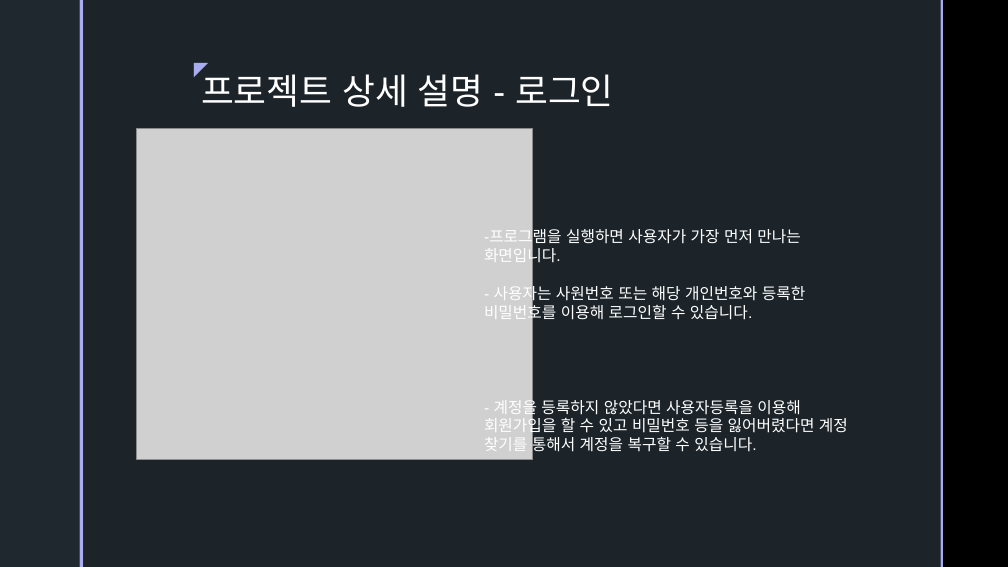
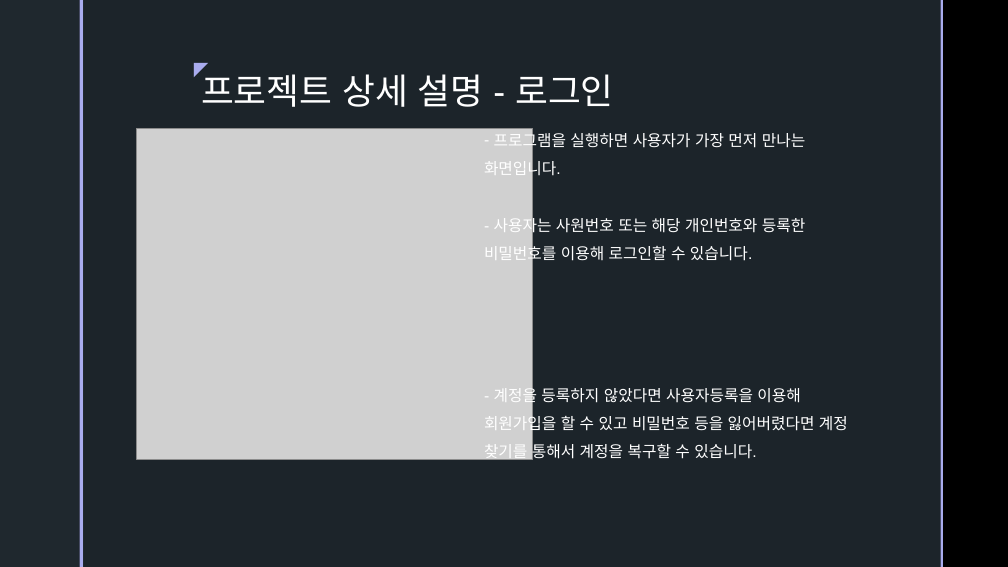
Before and after one commit to ColossusCMS/Team-Project, a slide deck: slide 8 of 보고서 폴더/제출용.pptx. Drawn at 1008x567 pixels with LibreOffice and Linux fonts; fonts in the diff are those of the drawing; grey boxes stand for pictures; background and template pictures are left out. Boxes give left, top, right and bottom in pixels: in the first picture for what was removed or moved away, otherwise in the second. Text is boxed around its words. In the diff, an @@ line names an element or a change of style, - is before the commit and + after.

```diff
--- a/보고서 폴더/제출용.pptx
+++ b/보고서 폴더/제출용.pptx
@@ text "프로그램을 실행하면 사용자가 가장 먼저 ...": place and size @@
-text "프로그램을 실행하면 사용자가 가장 먼저 ..." at bbox=[484, 227, 848, 456]
+text "프로그램을 실행하면 사용자가 가장 먼저 ..." at bbox=[484, 130, 848, 463]
@@ text "프로그램을 실행하면 사용자가 가장 먼저 ..." at bbox=[484, 130, 848, 463]: line spacing 1 to 1.5 @@
```
Also in this commit, not shown: 10 other slides changed, 2 slides removed, 1 other file.
